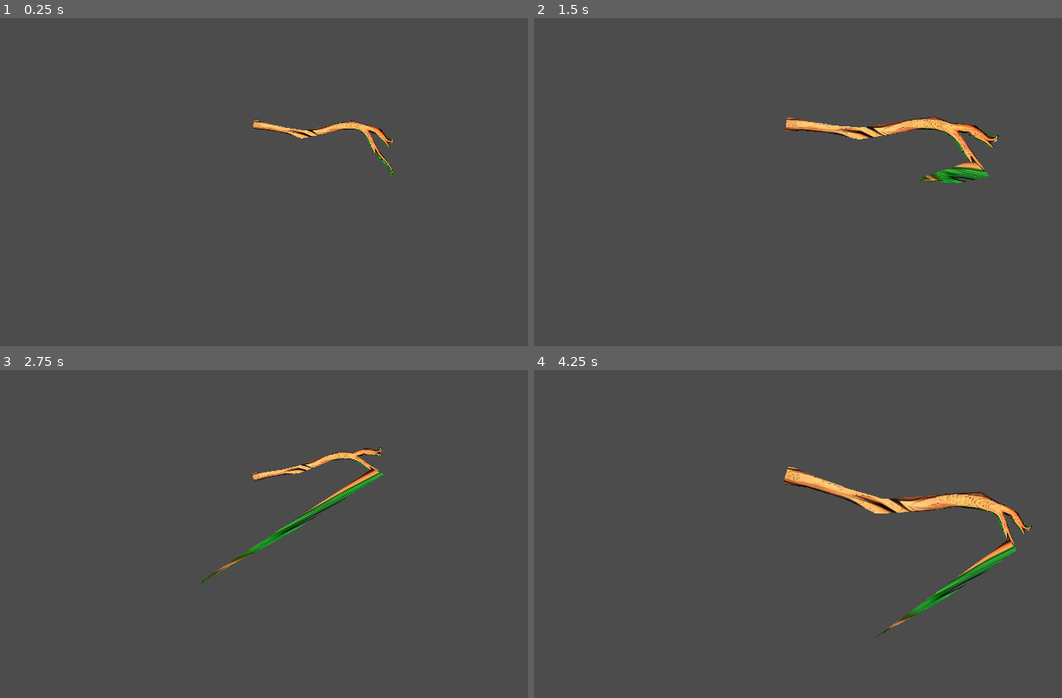
Above: before the commit, frames 1-4 (two rows, left to right).
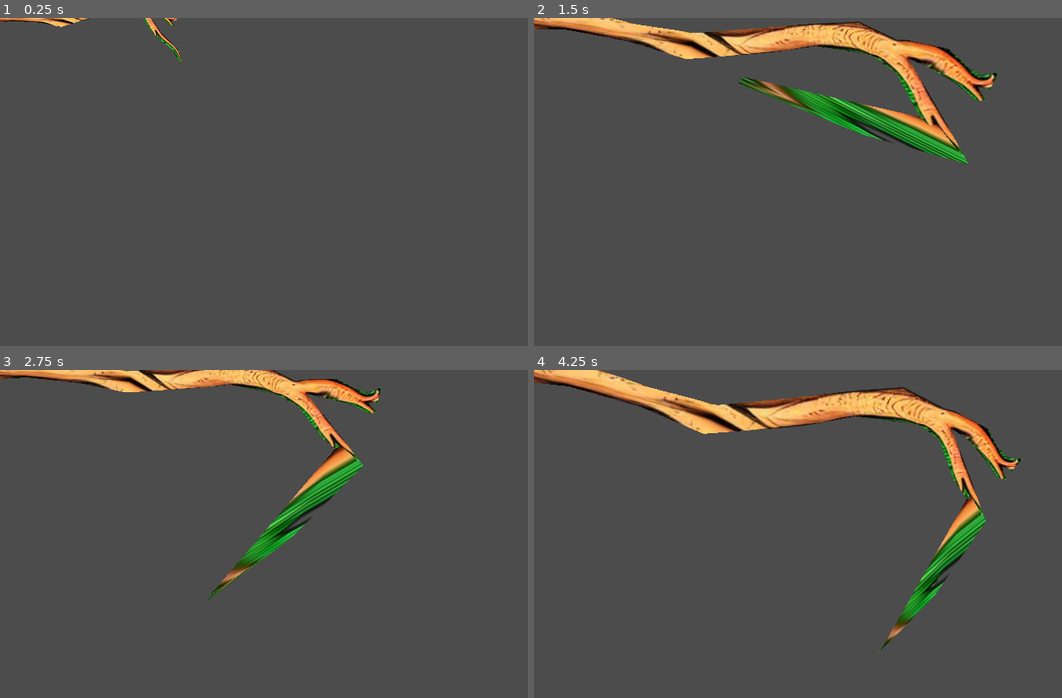
Above: after the commit, the same moments.

Repository: rayosdev/Doorigin
Game: Godot game, scene res://scenes/root.tscn
The game is run twice, just before and just after one commit, with the same random seed, the same clock (stepped at 60 frames per second) and the same inputs. This scene is started directly instead of the project's main scene.
Inputs (mouse positions are in pixels of both pictures, inside the frame that each line leads up to):
- Up to frame 1 (0.25 s): no input
- Up to frame 2 (1.5 s): move the mouse to (1009, 185) at 0.52 s; hold D (move_right) 0.53-1.28 s; tap Space (place_tower) at 0.6 s; click (1009, 185) at 0.67 s; move the mouse to (729, 221) at 1.27 s; hold S (move_down) from 1.28 s (still down); tap F (settle_base) at 1.35 s; click (729, 221) at 1.42 s
- Up to frame 3 (2.75 s): move the mouse to (396, 474) at 2.02 s; release S (move_down) at 2.03 s; hold D (move_right) from 2.03 s (still down); tap Space (place_tower) at 2.1 s; click (396, 474) at 2.17 s
- Up to frame 4 (4.25 s): move the mouse to (829, 629) at 2.77 s; release D (move_right) at 2.78 s; hold W (move_up) 2.78-3.53 s; tap F (settle_base) at 2.85 s; click (829, 629) at 2.92 s; move the mouse to (1061, 609) at 3.52 s; hold A (move_left) from 3.53 s (still down); tap Space (place_tower) at 3.6 s; click (1061, 609) at 3.67 s

The runs differ from the first frame. In frame 1, 1.2% of the frame differs, in the area x 0-75%, y 0-49%; in frame 2, 11%; in frame 3, 7.5%; in frame 4, 12%, in the area x 0-95%, y 0-87%.

Commit message:
enh: added enemy base scene

Diff:
--- /dev/null
+++ b/scenes/EnemyBase.tscn
@@ -0,0 +1,70 @@
+[gd_scene load_steps=4 format=2]
+
+[ext_resource path="res://script/EnemyBase.gd" type="Script" id=1]
+[ext_resource path="res://assets/graphics/enemy/Base.png" type="Texture" id=2]
+
+[sub_resource type="RectangleShape2D" id=3]
+extents = Vector2( 97.2446, 386.743 )
+
+[node name="Base" type="Node2D"]
+position = Vector2( -383, 194 )
+script = ExtResource( 1 )
+FullCreepTarget = NodePath("DebugUpperAdvance")
+
+[node name="Base" type="Polygon2D" parent="."]
+position = Vector2( 7, -349 )
+rotation = 0.667791
+scale = Vector2( 0.993157, 0.985623 )
+offset = Vector2( 0, 0.03 )
+texture = ExtResource( 2 )
+texture_offset = Vector2( 0, 0.021 )
+skeleton = NodePath("../Skeleton2D")
+polygon = PoolVector2Array( 116.541, 152.615, 46.9427, 301.749, 549.685, 210.912, 614.782, 57.6852 )
+uv = PoolVector2Array( 1, 6, 0, 684, 761, 692, 758, 4 )
+bones = [ "Bone2D", PoolRealArray( 1, 0, 0, 1 ) ]
+
+[node name="DebugUpperAdvance" type="Position2D" parent="."]
+position = Vector2( 638, -288 )
+__meta__ = {
+"_gizmo_extents_": 84.6
+}
+
+[node name="BaseOrigin" type="Position2D" parent="."]
+position = Vector2( 95, 8 )
+__meta__ = {
+"_gizmo_extents_": 188.0
+}
+
+[node name="Skeleton2D" type="Skeleton2D" parent="."]
+
+[node name="Bone2D" type="Bone2D" parent="Skeleton2D"]
+position = Vector2( 175, -22 )
+rotation = -0.593412
+rest = Transform2D( 0.829038, -0.559193, 0.559193, 0.829038, 74, 24 )
+default_length = 186.0
+
+[node name="KinematicBody2D" type="KinematicBody2D" parent="Skeleton2D/Bone2D"]
+
+[node name="CollisionShape2D" type="CollisionShape2D" parent="Skeleton2D/Bone2D/KinematicBody2D" groups=["Enemy"]]
+position = Vector2( 58.5038, 38.849 )
+rotation = -0.511381
+shape = SubResource( 3 )
+
+[node name="SpawnLocations" type="Node2D" parent="Skeleton2D/Bone2D"]
+position = Vector2( -198.394, -86.7756 )
+rotation = 0.593412
+
+[node name="Position2D" type="Position2D" parent="Skeleton2D/Bone2D/SpawnLocations"]
+position = Vector2( 76, -148 )
+
+[node name="Position2D2" type="Position2D" parent="Skeleton2D/Bone2D/SpawnLocations"]
+position = Vector2( 151, -104 )
+
+[node name="Position2D3" type="Position2D" parent="Skeleton2D/Bone2D/SpawnLocations"]
+position = Vector2( 225, -59 )
+
+[node name="Position2D4" type="Position2D" parent="Skeleton2D/Bone2D/SpawnLocations"]
+position = Vector2( 319, -7 )
+
+[node name="Position2D5" type="Position2D" parent="Skeleton2D/Bone2D/SpawnLocations"]
+position = Vector2( 397, 47 )
--- a/scenes/root.tscn
+++ b/scenes/root.tscn
@@ -1,9 +1,7 @@
-[gd_scene load_steps=6 format=2]
+[gd_scene load_steps=5 format=2]
 
 [ext_resource path="res://assets/graphics/enemy/RootSprite1.png" type="Texture" id=1]
 [ext_resource path="res://script/RootEnemy.gd" type="Script" id=3]
-
-[sub_resource type="CircleShape2D" id=1]
 
 [sub_resource type="Animation" id=2]
 resource_name = "Idle"
@@ -590,7 +588,6 @@
 }
 
 [node name="RootFollower" type="Node2D"]
-position = Vector2( 497, 307 )
 script = ExtResource( 3 )
 target_object = NodePath("debugTarget")
 
@@ -608,7 +605,7 @@
 
 [node name="upper" type="Bone2D" parent="Skeleton2D"]
 physics_interpolation_mode = 2
-position = Vector2( 250, 10 )
+position = Vector2( 4, 0 )
 rest = Transform2D( 1, 0, 0, 1, 250, 10 )
 __meta__ = {
 "_edit_bone_": true,
@@ -682,12 +679,6 @@
 "_gizmo_extents_": 37.7
 }
 
-[node name="KinematicBody2D" type="KinematicBody2D" parent="Skeleton2D/upper/Bone2D/Bone2D/Bone2D/Bone2D/Bone2D/Bone2D/Bone2D/RootTarget"]
-
-[node name="CollisionShape2D" type="CollisionShape2D" parent="Skeleton2D/upper/Bone2D/Bone2D/Bone2D/Bone2D/Bone2D/Bone2D/Bone2D/RootTarget/KinematicBody2D"]
-scale = Vector2( 1, 1 )
-shape = SubResource( 1 )
-
 [node name="Bone2D2" type="Bone2D" parent="Skeleton2D/upper/Bone2D/Bone2D/Bone2D/Bone2D"]
 position = Vector2( -5, 50 )
 rest = Transform2D( 1, 0, 0, 1, -5, 50 )
--- /dev/null
+++ b/script/EnemyBase.gd
@@ -0,0 +1,47 @@
+extends Node2D
+
+export(Resource) var EnemyScene
+
+export(NodePath) var FullCreepTarget# = $UpperAdvance
+onready var BaseOrigin = $BaseOrigin
+onready var BaseBone = $Skeleton2D/Bone2D # advance this one to move the base
+onready var SpawnLocations = $Skeleton2D/Bone2D/SpawnLocations
+
+var creep_prc = 0
+
+# Called when the node enters the scene tree for the first time.
+func _ready():
+	_advanceBase()
+
+func _spawnEnemy():
+	var spawn_locations = SpawnLocations.get_children()
+	var selected_spawn = spawn_locations[randi() % spawn_locations.size()]
+	var enemy = EnemyScene.instance()
+	self.add_child(enemy)
+	enemy.global_position = selected_spawn.global_position
+
+
+func _advanceBase():
+	# get the distances
+	#var totAdvancesDistance = BaseOrigin.global_position.distance_to(FullCreepTarget.global_position)
+	#var currAdvanceDistance = BaseOrigin.global_position.distance_to(BaseBone)
+
+	# difference between start and max
+	var diffVector = get_node(FullCreepTarget).global_position - BaseOrigin.global_position
+
+	var new_position = BaseOrigin.global_position + ((diffVector * creep_prc) / 100)
+
+	#print('Base is advancing!' + str(diffVector))
+
+	# Finally move to new position
+	var tween = create_tween()
+	tween.tween_property(BaseBone, "global_position", new_position, 1)
+
+	# Finally increment the creep amount
+	if creep_prc != 100:
+		creep_prc += 10
+
+func _unhandled_input(event):
+	if event is InputEventMouseButton and event.pressed:
+		_advanceBase()
+		_spawnEnemy()
Binary file added: assets/graphics/enemy/Base.png
